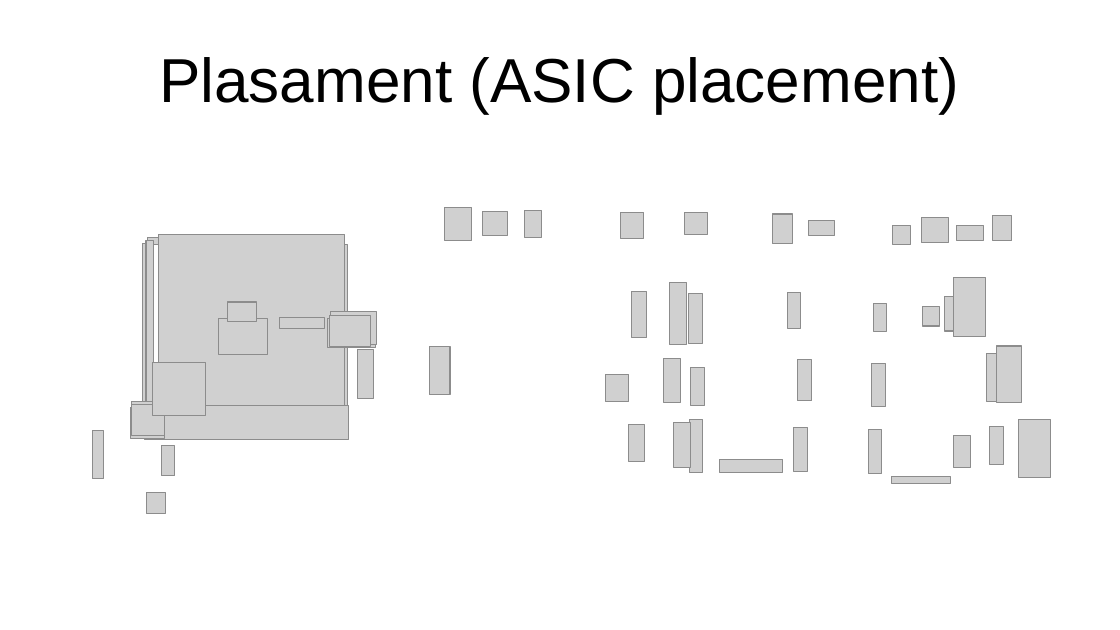
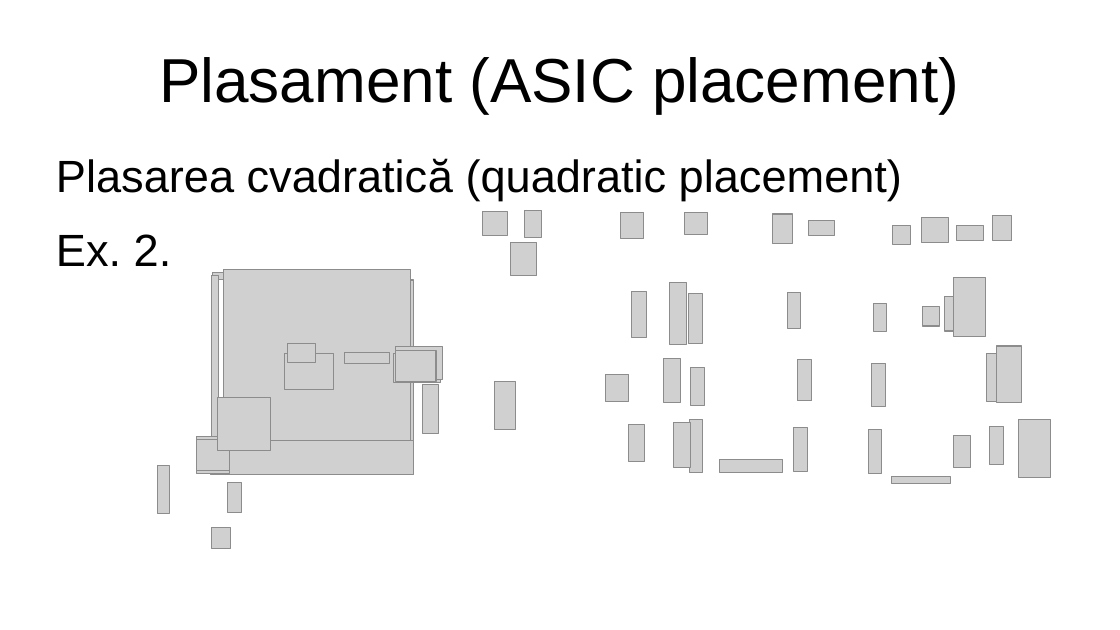
Before and after one commit to botondkirei/Suport_HDL, a slide deck: slide 13 of Curs_5_Plasarea/Placement.odp (slide 9 before the commit). Drawn at 1120x630 pixels with LibreOffice and Linux fonts; fonts in the diff are those of the drawing; grey boxes stand for pictures; background and template pictures are left out. Boxes give left, top, right and bottom in pixels: in the first picture for what was removed or moved away, otherwise in the second. Text is boxed around its words. In the diff, an @@ line names an element or a change of style, - is before the commit and + after.

```diff
--- a/Curs_5_Plasarea/Placement.odp
+++ b/Curs_5_Plasarea/Placement.odp
@@ text added at <box>56,158,902,266</box>, 32 pt, text #000000 @@
+Plasarea cvadratică (quadratic placement)
+Ex. 2.
@@ picture: place and size @@
-picture at <box>338,245,349,434</box>
+picture at <box>224,269,411,466</box>
@@ picture: place and size @@
-picture at <box>445,207,472,241</box>
+picture at <box>510,243,537,276</box>
@@ picture: place and size @@
-picture at <box>220,319,268,355</box>
+picture at <box>211,275,219,444</box>
@@ picture: place and size @@
-picture at <box>228,302,256,321</box>
+picture at <box>212,273,402,281</box>
@@ picture: place and size @@
-picture at <box>159,235,346,432</box>
+picture at <box>403,281,414,470</box>
@@ picture: place and size @@
-picture at <box>327,318,375,348</box>
+picture at <box>285,354,333,389</box>
@@ picture: place and size @@
-picture at <box>279,318,324,329</box>
+picture at <box>288,344,316,363</box>
@@ picture: place and size @@
-picture at <box>358,350,374,399</box>
+picture at <box>345,353,389,364</box>
@@ picture: place and size @@
-picture at <box>429,347,450,395</box>
+picture at <box>393,354,441,383</box>
@@ picture: place and size @@
-picture at <box>330,312,377,345</box>
+picture at <box>395,351,436,382</box>
@@ picture: place and size @@
-picture at <box>329,315,370,347</box>
+picture at <box>396,347,443,379</box>
@@ picture removed at <box>152,363,205,416</box> @@
@@ picture: place and size @@
-picture at <box>142,243,147,413</box>
+picture at <box>423,385,439,435</box>
@@ picture: place and size @@
-picture at <box>147,238,337,245</box>
+picture at <box>495,381,516,430</box>
@@ picture: place and size @@
-picture at <box>145,406,349,440</box>
+picture at <box>217,397,270,450</box>
@@ picture: place and size @@
-picture at <box>162,446,175,477</box>
+picture at <box>196,443,230,474</box>
@@ picture: place and size @@
-picture at <box>144,417,340,435</box>
+picture at <box>196,436,225,471</box>
@@ picture: place and size @@
-picture at <box>92,431,104,479</box>
+picture at <box>196,440,230,472</box>
@@ picture: place and size @@
-picture at <box>131,405,165,436</box>
+picture at <box>210,441,414,476</box>
@@ picture: place and size @@
-picture at <box>146,493,165,514</box>
+picture at <box>158,466,169,514</box>
@@ picture: place and size @@
-picture at <box>131,401,160,436</box>
+picture at <box>210,451,407,470</box>
@@ picture: place and size @@
-picture at <box>131,408,165,438</box>
+picture at <box>228,483,241,513</box>
@@ picture: place and size @@
-picture at <box>146,241,153,410</box>
+picture at <box>212,527,231,549</box>
```
Also in this commit, not shown: 7 other slides changed, 8 slides added, 1 slide removed, 1 other file.
